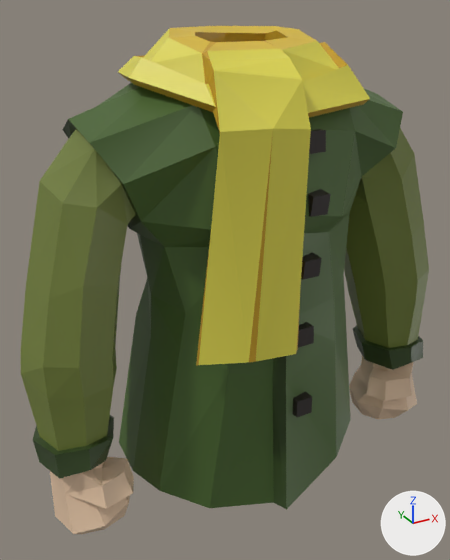
A saved change to the COLLADA model Models/Blend/Chestplate/RareGreenRobe.dae.
Both versions are drawn from a camera (50 mm lens) standing at (-3.37, -5.61, 7.28) and looking at (-0.23, 0.11, 4.43). Arrows for +X, +Y and +Z are at lower right; the lights stay in place.

The first picture shows 'Chestplate'.
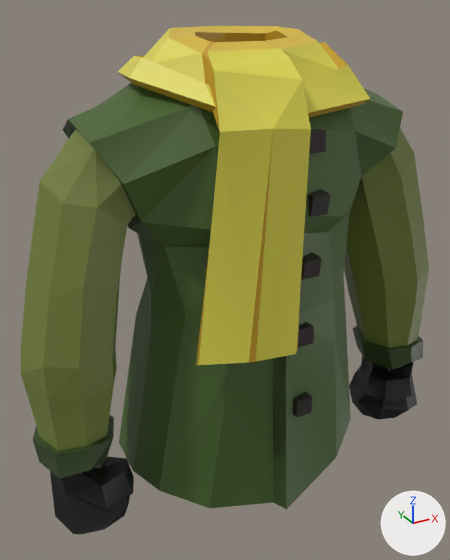
Pixel boxes (x1, y1, x2, y2) of what changed, in the pictures (450 x 560 px):
part 1 of me_untitled_010, recoloured (beige to black)
    both: (50, 356, 417, 534)

What changed in the scene script:
```text
Change me_untitled_010:
    where me_untitled_010.from_pydata(...)  # 497 vertices, 917 faces; spans x -2.6..2.6, y -1.13..1.15, z 1.88..7.09
    used by ob_chestplate; location = (0.0, 0.0, 0.0)
    me_untitled_010 part 1: 200 faces centred in x -2.47..2.47, y -0.66..0.31, z 2.07..3.67 are repainted in the vertex colours; the middle colour goes from beige #e2c3a4 to black #000000
```
